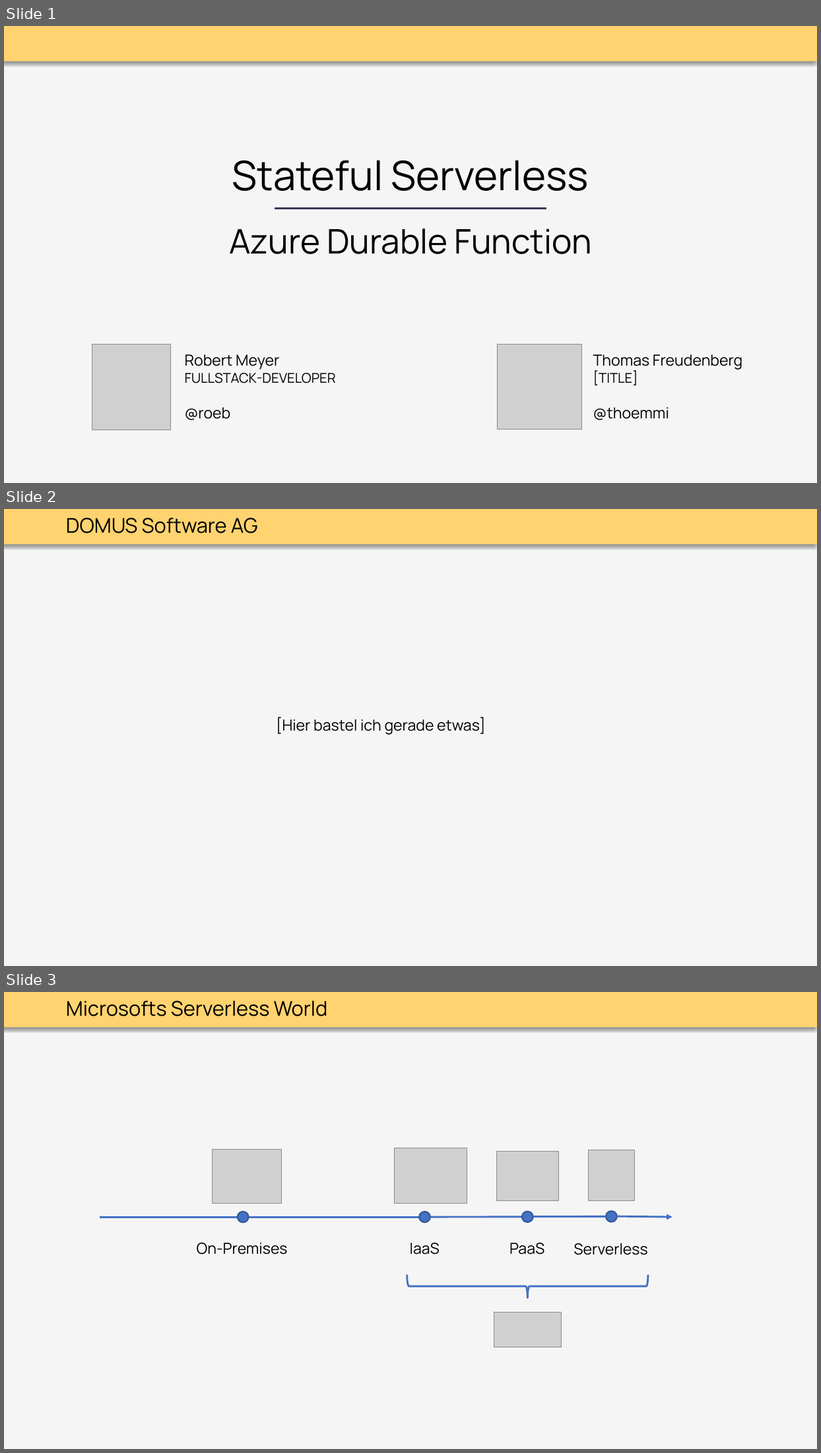
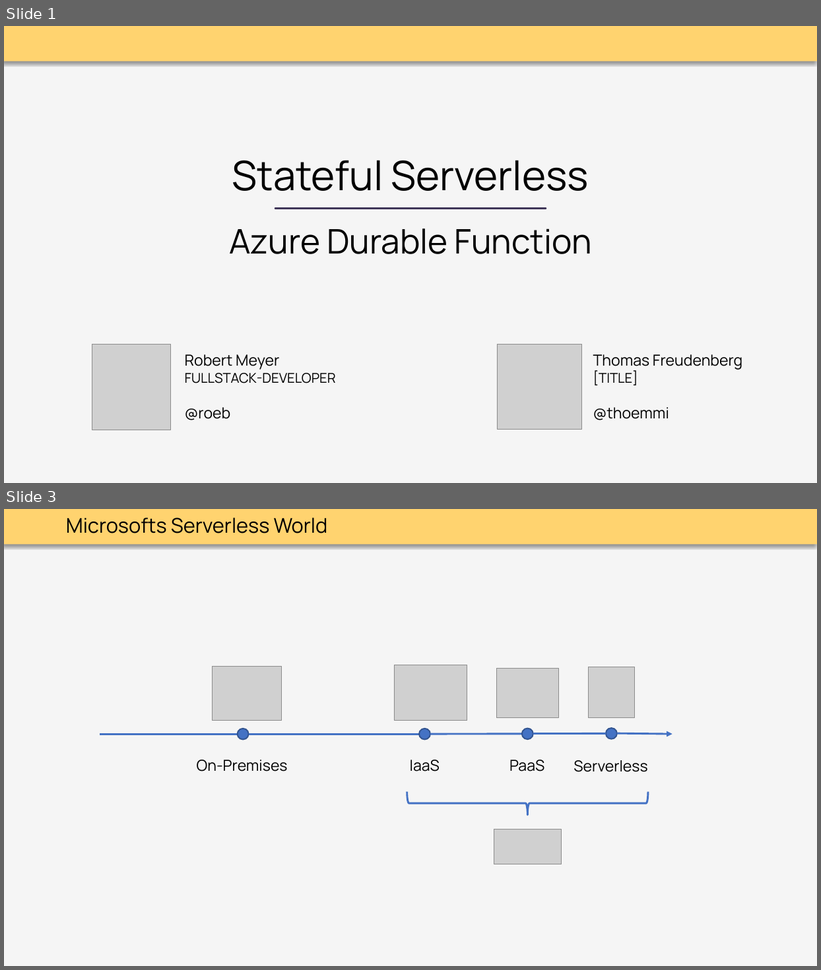
Before and after one commit to thoemmi/DurableFunctionsMeetupRosenheim, a slide deck: slides/Durable_Functions.pptx. Shown one above the other, each under a label of ours: slides 1, 2 and 3 before the commit, slides 1 and 3 after it; the slides between them are not shown. The pictures are 821x1453 and 821x970 pixels, drawn with LibreOffice and Linux fonts; fonts in the diff are those of the drawing; grey boxes stand for pictures. Boxes give left, top, right and bottom in pixels: in the first picture for what was removed or moved away, otherwise in the second. Text is boxed around its words. In the diff, an @@ line names an element or a change of style, - is before the commit and + after.

```diff
--- a/slides/Durable_Functions.pptx
+++ b/slides/Durable_Functions.pptx
@@ slide 2 removed at [4,509,817,966], background #F5F5F5; not listed: 1 template element that a slide beside it also shows @@
@@ text removed at [66,518,258,533] @@
-DOMUS Software AG
@@ text removed at [276,717,486,735] @@
-[Hier bastel ich gerade etwas]
```
Also in this commit, not shown: 7 slides changed, 5 slides added, 1 other slide removed.
